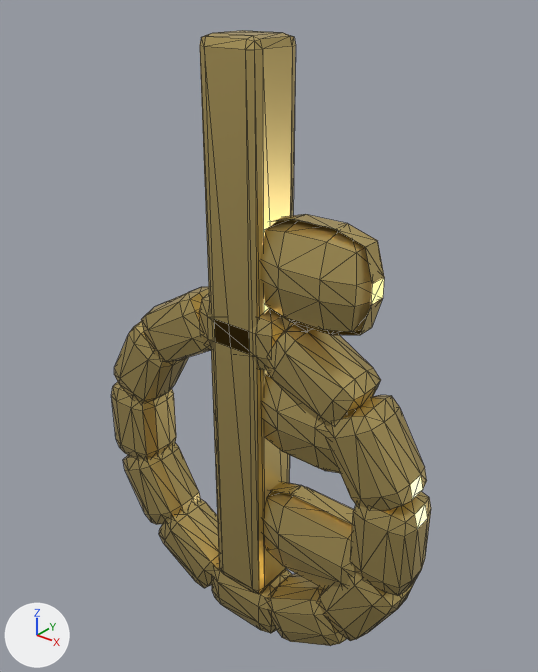
Before and after pictures for a commit that changed the glTF model hush-fp/assets/models/props/item_key.glb.
Both versions are drawn from a 50 mm lens placed at (0.0881, -0.1044, 0.1289), pointed at (0.0007, 0.0049, 0.0612). Every picture has the same lights, and +X, +Y and +Z are marked at lower left. The older version comes first. Mesh edges are drawn as thin lines. Vertices at exactly the same position are counted once.

The older version as bpy lines, for what is in view:
```python
me_body = bpy.data.meshes.new('body')
me_body.from_pydata(...)  # 896 vertices, 1728 faces; spans x -0.0415..0.0415, y -0.006..0.006, z -0.0115..0.12
me_body.materials.append(mat_brass)  # yellow #ddc47c
ob_body = bpy.data.objects.new('body', me_body)
ob_body.location = (0.0, 0.0, 0.0)
```
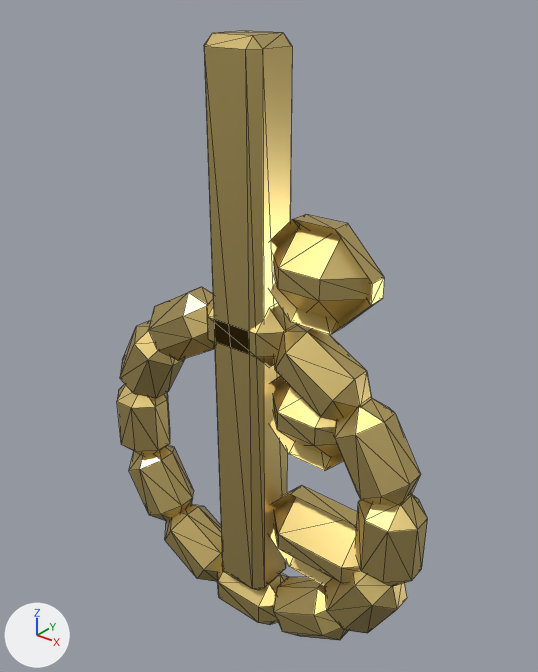
Location of each change, (x1, y1, x2, y2) in pixels of the pictures (538 x 672 px):
```json
{"object": "body", "change": "reshaped", "before": [111, 30, 431, 646], "after": [117, 30, 428, 640]}
{"part": 1, "of": "me_body", "change": "deleted", "before": [111, 33, 431, 646], "on screen": "yellow"}
```

Edits to the scene script, one JSON object a line:
```json
{"block": "me_body", "where": "# used by ob_body; location = (0.0, 0.0, 0.0)"}
{"op": "remove", "block": "me_body", "code": "me_body.from_pydata(...)  # 896 vertices, 1728 faces; spans x -0.0415..0.0415, y -0.006..0.006, z -0.0115..0.12"}
{"op": "add", "block": "me_body", "code": "me_body.from_pydata(...)  # 384 vertices, 704 faces; spans x -0.0415..0.0415, y -0.006..0.006, z -0.0115..0.12"}
{"block": "me_body", "change": "me_body part 1: 512 vertices removed from x -0.0406..0.0406, y -0.0055..0.0055, z -0.0106..0.1195"}
```
